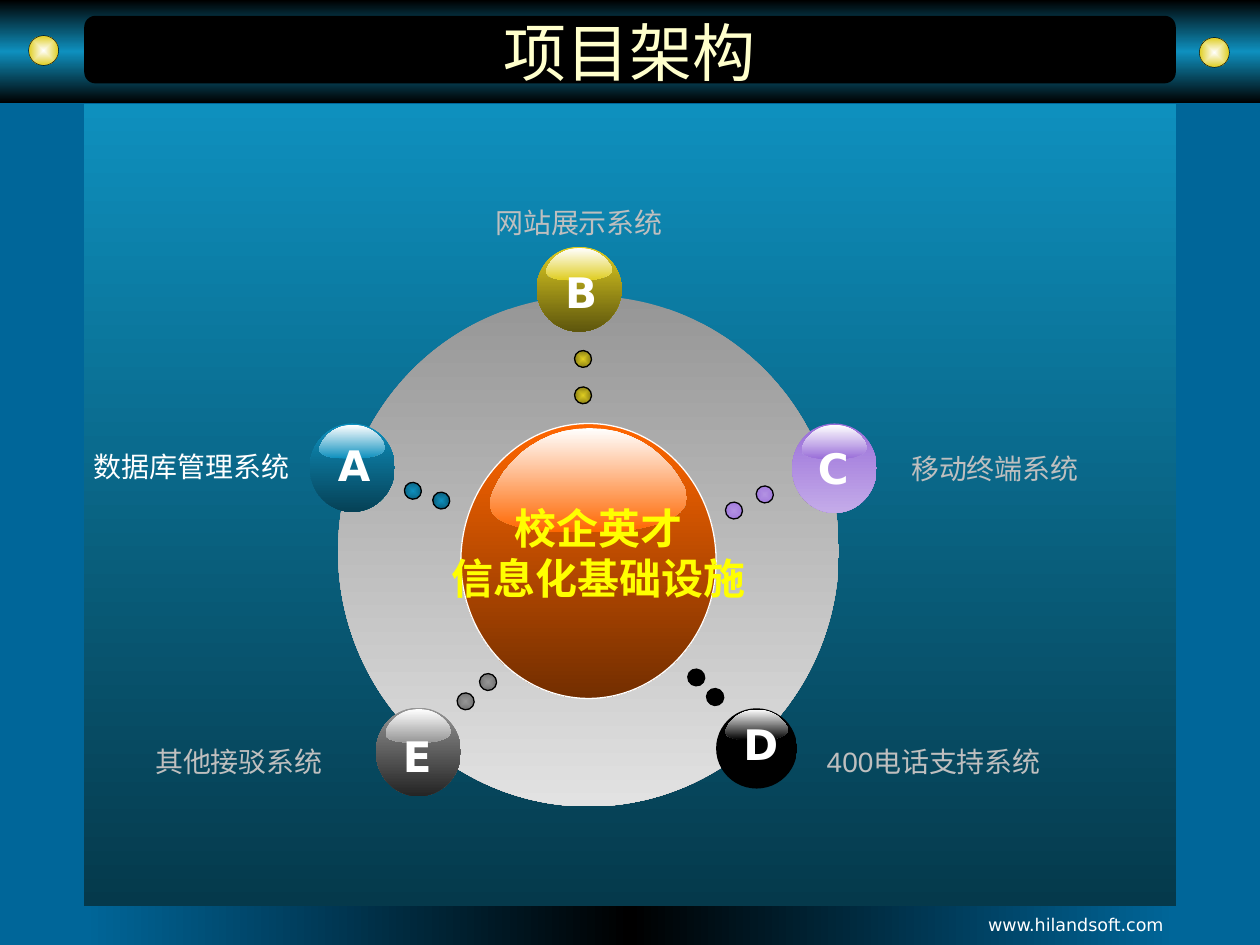
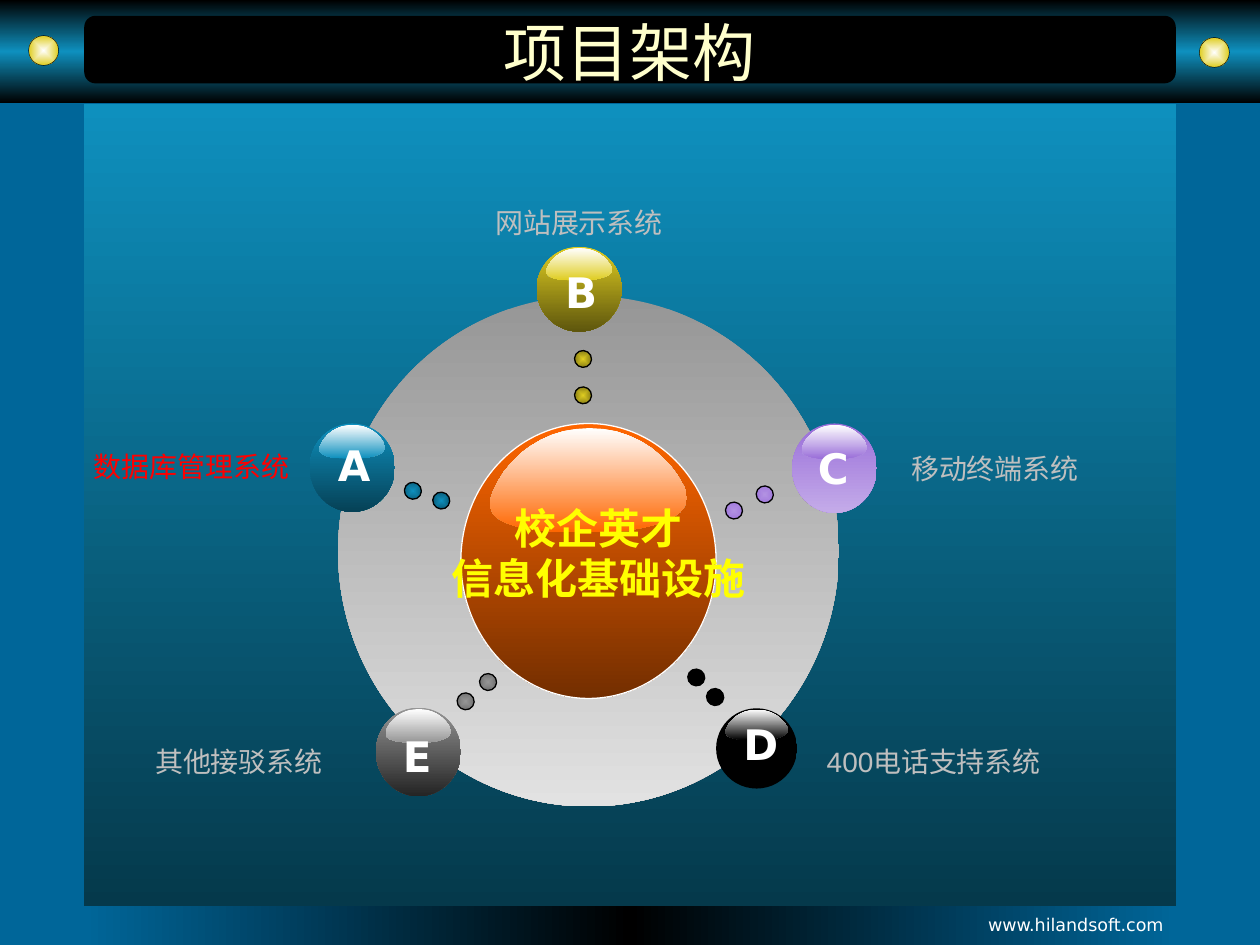
Before and after one commit to notinmood/HilandCompany, a slide deck: slide 5 of Projects/校企英才/DOC/校企英才数据库项目交付沟通暨功能演示.pptx. Drawn at 1260x945 pixels with LibreOffice and Linux fonts; fonts in the diff are those of the drawing. Boxes give left, top, right and bottom in pixels: in the first picture for what was removed or moved away, otherwise in the second. Text is boxed around its words. In the diff, an @@ line names an element or a change of style, - is before the commit and + after.

```diff
--- a/Projects/校企英才/DOC/校企英才数据库项目交付沟通暨功能演示.pptx
+++ b/Projects/校企英才/DOC/校企英才数据库项目交付沟通暨功能演示.pptx
@@ text "数据库管理系统" at (x1=94, y1=453, x2=289, y2=480): text colour #FFFFFF to #FF0000 @@
```
Also in this commit, not shown: 1 other slide changed, 13 other files.
